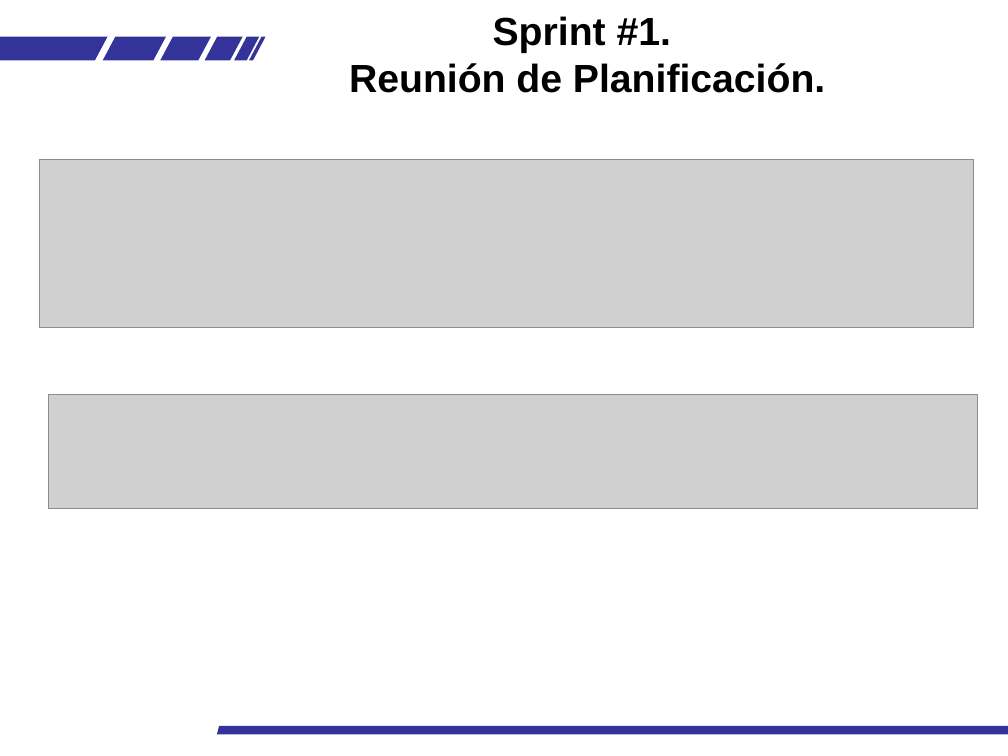
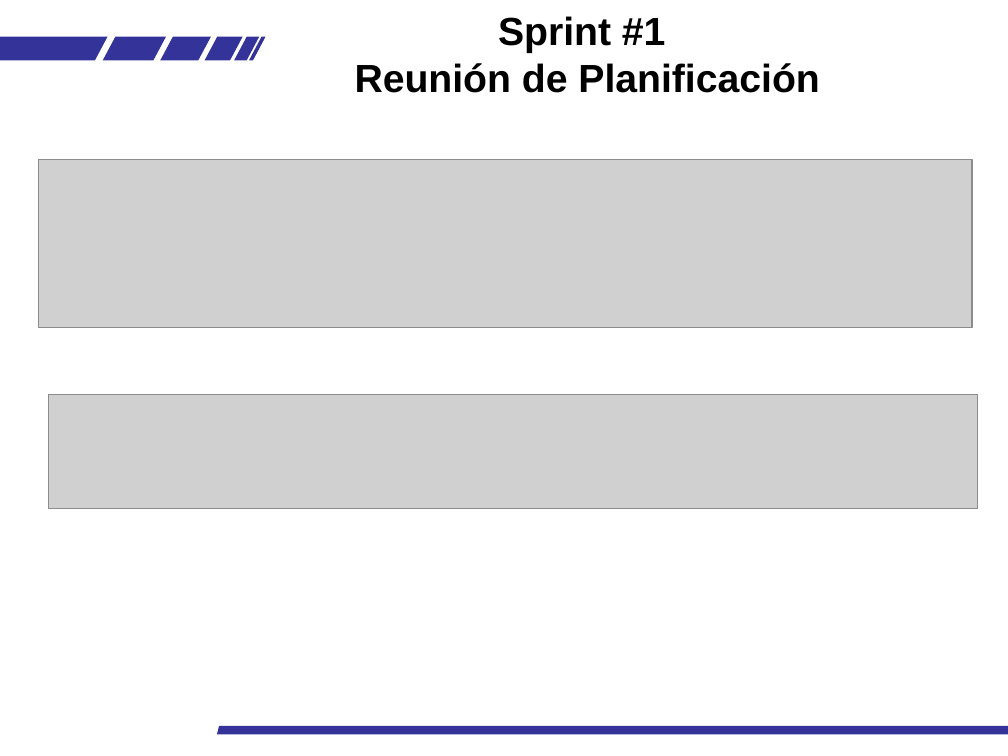
Before and after one commit to pquella/buscaminas, a slide deck: slide 4 of PrimerSprint/Presentación_PrimerSprint_AGNEX.pptx (slide 3 before the commit). Drawn at 1008x756 pixels with LibreOffice and Linux fonts; fonts in the diff are those of the drawing; grey boxes stand for pictures. Boxes give left, top, right and bottom in pixels: in the first picture for what was removed or moved away, otherwise in the second. Text is boxed around its words. In the diff, an @@ line names an element or a change of style, - is before the commit and + after.

```diff
--- a/PrimerSprint/Presentación_PrimerSprint_AGNEX.pptx
+++ b/PrimerSprint/Presentación_PrimerSprint_AGNEX.pptx
@@ text at [355,16,819,93]: text changed @@
-Sprint #1.
-Reunión de Planificación.
+Sprint #1
+Reunión de Planificación
```
Also in this commit, not shown: 1 other slide changed, 1 slide added.
